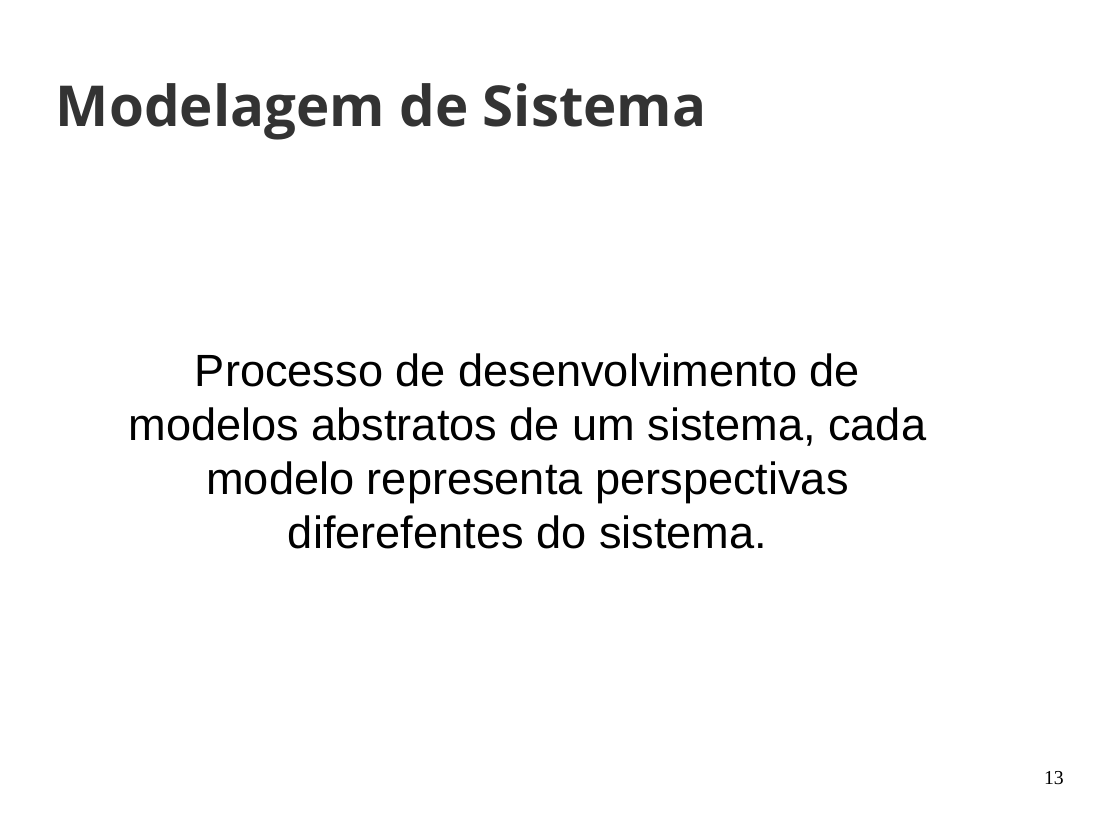
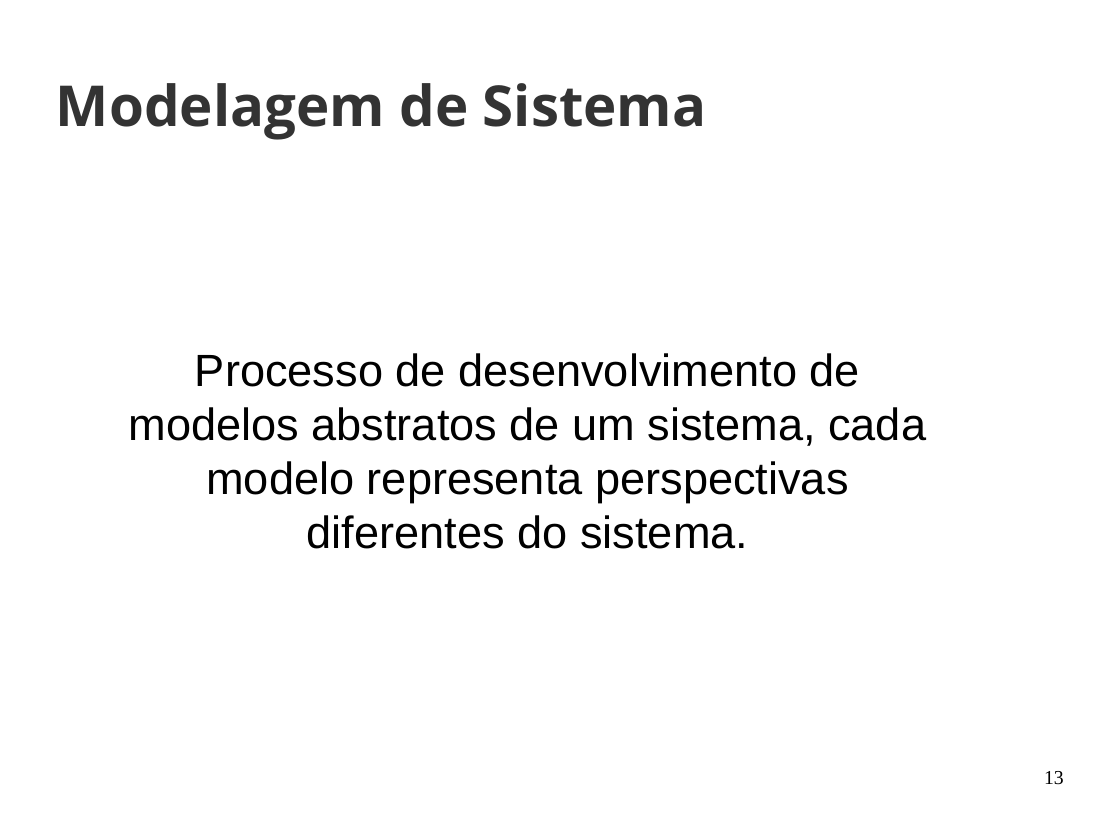
Before and after one commit to joaohelio/eng_de_software, a slide deck: slide 13 of Aulas/20170429/aula_2.odp. Drawn at 1120x840 pixels with LibreOffice and Linux fonts; fonts in the diff are those of the drawing; background and template pictures are left out. Boxes give left, top, right and bottom in pixels: in the first picture for what was removed or moved away, otherwise in the second. Text is boxed around its words. In the diff, an @@ line names an element or a change of style, - is before the commit and + after.

```diff
--- a/Aulas/20170429/aula_2.odp
+++ b/Aulas/20170429/aula_2.odp
@@ subtitle at (128, 353, 926, 549): text changed @@
-Processo de desenvolvimento de modelos abstratos de um sistema, cada modelo representa perspectivas diferefentes do sistema.
+Processo de desenvolvimento de modelos abstratos de um sistema, cada modelo representa perspectivas diferentes do sistema.
```
Also in this commit, not shown: 14 other slides changed, 8 slides added.
